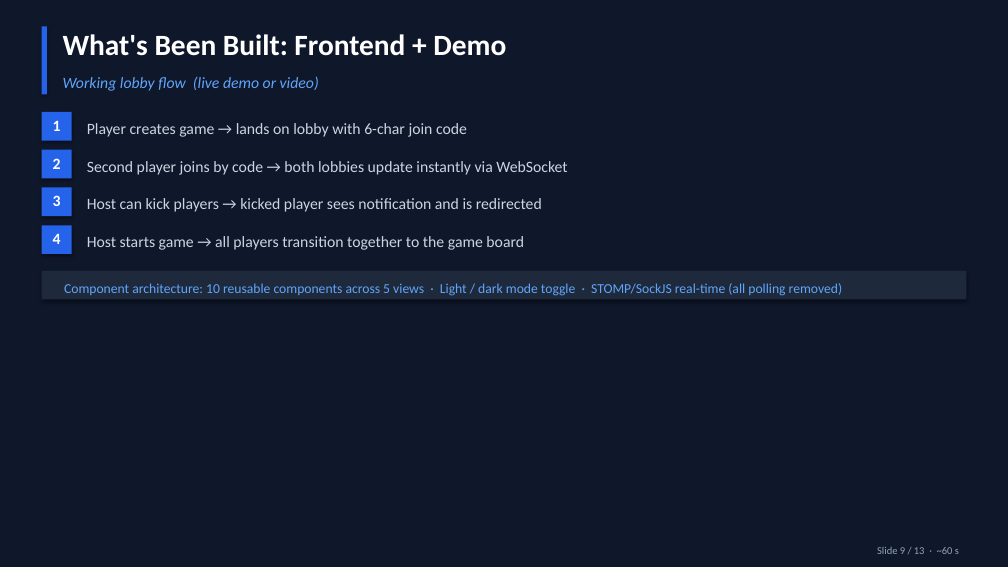
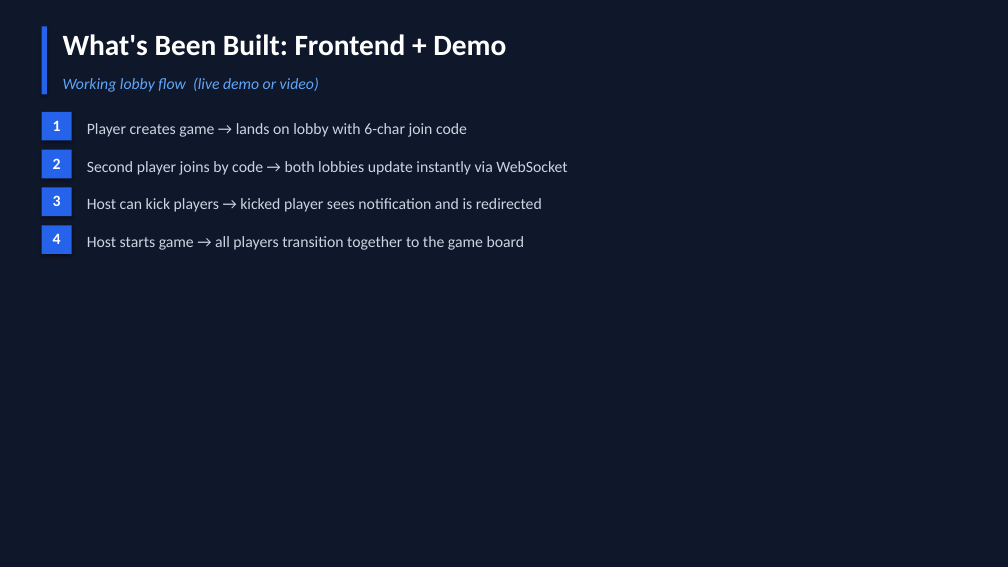
Before and after one commit to Ming-Bao/Scotland-Yard, a slide deck: slide 8 of documentation/presentation/presentation.pptx (slide 9 before the commit). Drawn at 1008x567 pixels with LibreOffice and Linux fonts; fonts in the diff are those of the drawing. Boxes give left, top, right and bottom in pixels: in the first picture for what was removed or moved away, otherwise in the second. Text is boxed around its words. In the diff, an @@ line names an element or a change of style, - is before the commit and + after.

```diff
--- a/documentation/presentation/presentation.pptx
+++ b/documentation/presentation/presentation.pptx
@@ rectangle removed at <box>42,271,966,299</box> @@
@@ text removed at <box>64,283,842,296</box> @@
-Component architecture: 10 reusable components across 5 views · Light / dark mode toggle · STOMP/SockJS real-time (all polling removed)
@@ text removed at <box>877,547,959,554</box> @@
-Slide 9 / 13 · ~60 s
```
Also in this commit, not shown: 5 other slides changed, 3 slides added, 3 slides removed, 1 other file.
